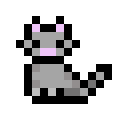
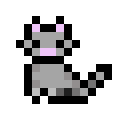
Layer changes from the first 128×128 image to the second:
painted on "Layer 1" over [40, 88, 72, 104]
